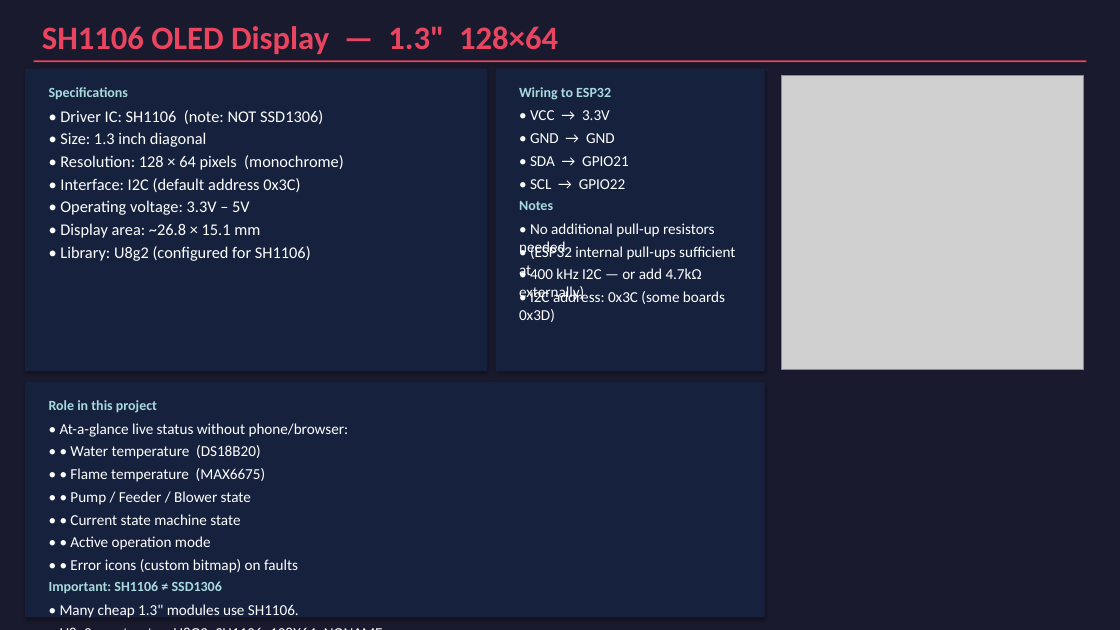
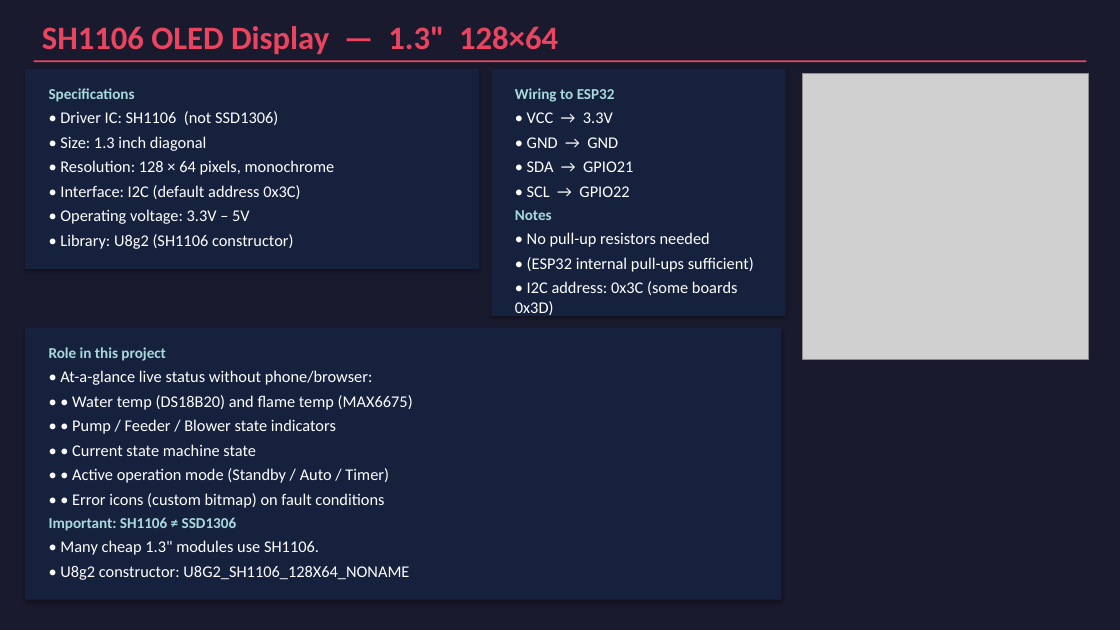
Before and after one commit to Tinklefinger/pellet-burner, a slide deck: slide 3 of docs/Pellet_Burner_Components.pptx. Drawn at 1120x630 pixels with LibreOffice and Linux fonts; fonts in the diff are those of the drawing; grey boxes stand for pictures. Boxes give left, top, right and bottom in pixels: in the first picture for what was removed or moved away, otherwise in the second. Text is boxed around its words. In the diff, an @@ line names an element or a change of style, - is before the commit and + after.

```diff
--- a/docs/Pellet_Burner_Components.pptx
+++ b/docs/Pellet_Burner_Components.pptx
@@ rectangle: place and size @@
-rectangle at (25,69,487,371)
+rectangle at (25,69,479,269)
@@ rectangle: place and size @@
-rectangle at (496,69,765,371)
+rectangle at (492,69,786,316)
@@ picture: place and size @@
-picture at (781,76,1084,370)
+picture at (802,74,1088,360)
@@ text at (60,111,278,125): text changed @@
-• Driver IC: SH1106 (note: NOT SSD1306)
+• Driver IC: SH1106 (not SSD1306)
@@ text "• Size: 1.3 inch diagonal": place and size @@
-text "• Size: 1.3 inch diagonal" at (60,132,207,147)
+text "• Size: 1.3 inch diagonal" at (60,136,207,151)
@@ text "• Interface: I2C (default address ...": place and size @@
-text "• Interface: I2C (default address ..." at (60,178,300,192)
+text "• Interface: I2C (default address ..." at (60,185,300,199)
@@ text at (60,160,335,175): text changed @@
-• Resolution: 128 × 64 pixels (monochrome)
+• Resolution: 128 × 64 pixels, monochrome
@@ text "• SCL → GPIO22": place and size @@
-text "• SCL → GPIO22" at (530,179,626,189)
+text "• SCL → GPIO22" at (527,186,629,197)
@@ text "• Operating voltage: 3.3V – ...": place and size @@
-text "• Operating voltage: 3.3V – ..." at (60,200,250,215)
+text "• Operating voltage: 3.3V – ..." at (60,209,250,224)
@@ text "Notes": place and size @@
-text "Notes" at (519,201,553,210)
+text "Notes" at (515,210,552,220)
@@ text at (60,234,293,249): text changed @@
-• Library: U8g2 (configured for SH1106)
+• Library: U8g2 (SH1106 constructor)
@@ text removed at (60,223,260,238) @@
-• Display area: ~26.8 × 15.1 mm
@@ text at (527,232,710,247): text changed; size 13 to 14 pt @@
-• No additional pull-up resistors needed
+• No pull-up resistors needed
@@ text removed at (519,268,702,302) @@
-• 400 kHz I2C — or add 4.7kΩ externally)
@@ text at (527,257,754,272): text changed; size 13 to 14 pt @@
-• (ESP32 internal pull-ups sufficient at
+• (ESP32 internal pull-ups sufficient)
@@ text "• I2C address: 0x3C (some ...": place and size @@
-text "• I2C address: 0x3C (some ..." at (519,289,725,322)
+text "• I2C address: 0x3C (some ..." at (515,281,738,315)
@@ rectangle: place and size @@
-rectangle at (25,382,765,618)
+rectangle at (25,328,781,599)
@@ text "Role in this project": place and size @@
-text "Role in this project" at (49,400,157,413)
+text "Role in this project" at (49,347,166,361)
@@ text "• At-a-glance live status without ...": place and size @@
-text "• At-a-glance live status without ..." at (60,423,349,437)
+text "• At-a-glance live status without ..." at (60,370,373,385)
@@ text at (72,419,336,434): text changed; size 13 to 14 pt @@
-• • Pump / Feeder / Blower state
+• • Pump / Feeder / Blower state indicators
@@ text at (72,395,413,410): text changed; size 13 to 14 pt @@
-• • Water temperature (DS18B20)
+• • Water temp (DS18B20) and flame temp (MAX6675)
@@ size 13 to 14 pt in 9 elements at (527,112,613,123), (527,137,618,148), (515,281,738,315), (527,161,633,172), (527,186,629,197), (60,370,373,385), (60,566,409,580), (60,540,319,555), (72,444,256,456) @@
@@ text "• • Current state machine ...": place and size @@
-text "• • Current state machine ..." at (70,514,240,525)
+text "• • Current state machine ..." at (72,444,256,456)
@@ text removed at (70,468,265,482) @@
-• • Flame temperature (MAX6675)
@@ text at (72,468,389,483): text changed; size 13 to 14 pt @@
-• • Active operation mode
+• • Active operation mode (Standby / Auto / Timer)
@@ size 12 to 13 pt in 5 elements at (49,88,135,102), (515,88,615,102), (515,210,552,220), (49,347,166,361), (49,517,237,531) @@
@@ text "Important: SH1106 ≠ SSD1306": place and size @@
-text "Important: SH1106 ≠ SSD1306" at (49,581,222,593)
+text "Important: SH1106 ≠ SSD1306" at (49,517,237,531)
@@ text at (72,493,384,508): text changed; size 13 to 14 pt @@
-• • Error icons (custom bitmap) on faults
+• • Error icons (custom bitmap) on fault conditions
@@ text "• Many cheap 1.3" modules ...": place and size @@
-text "• Many cheap 1.3" modules ..." at (60,604,299,618)
+text "• Many cheap 1.3" modules ..." at (60,540,319,555)
@@ text "• U8g2 constructor: U8G2_SH1106_128X64_NONAME": place and size @@
-text "• U8g2 constructor: U8G2_SH1106_128X64_NONAME" at (40,619,749,630)
+text "• U8g2 constructor: U8G2_SH1106_128X64_NONAME" at (60,566,409,580)
```
Also in this commit, not shown: 9 other slides changed, 1 other file.
